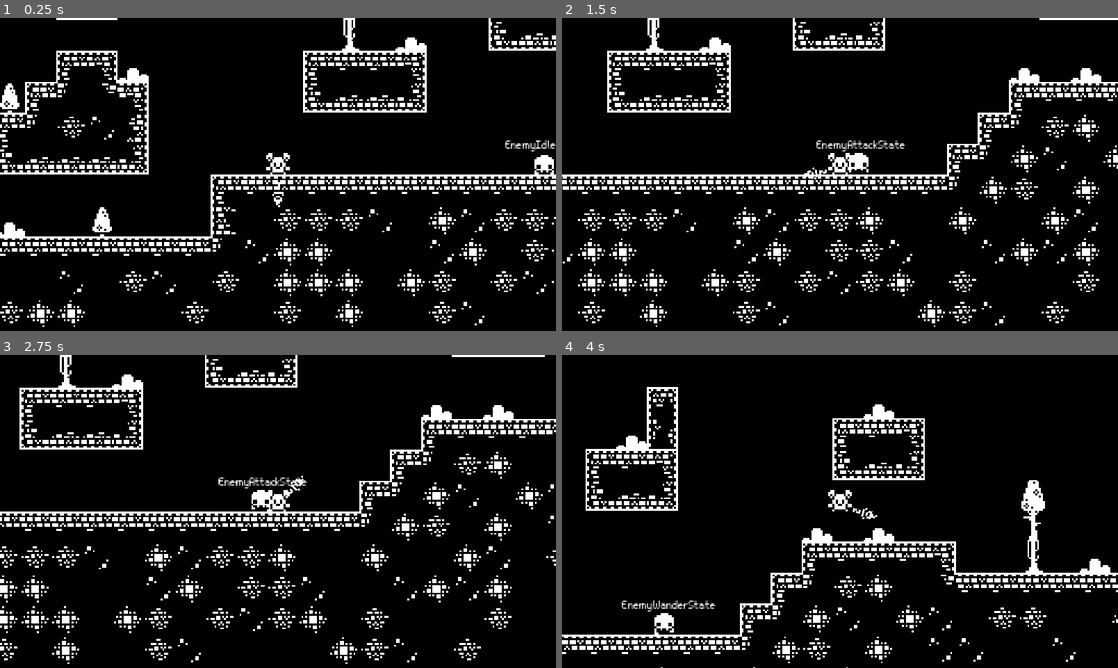
Above: before the commit, frames 1-4 (two rows, left to right).
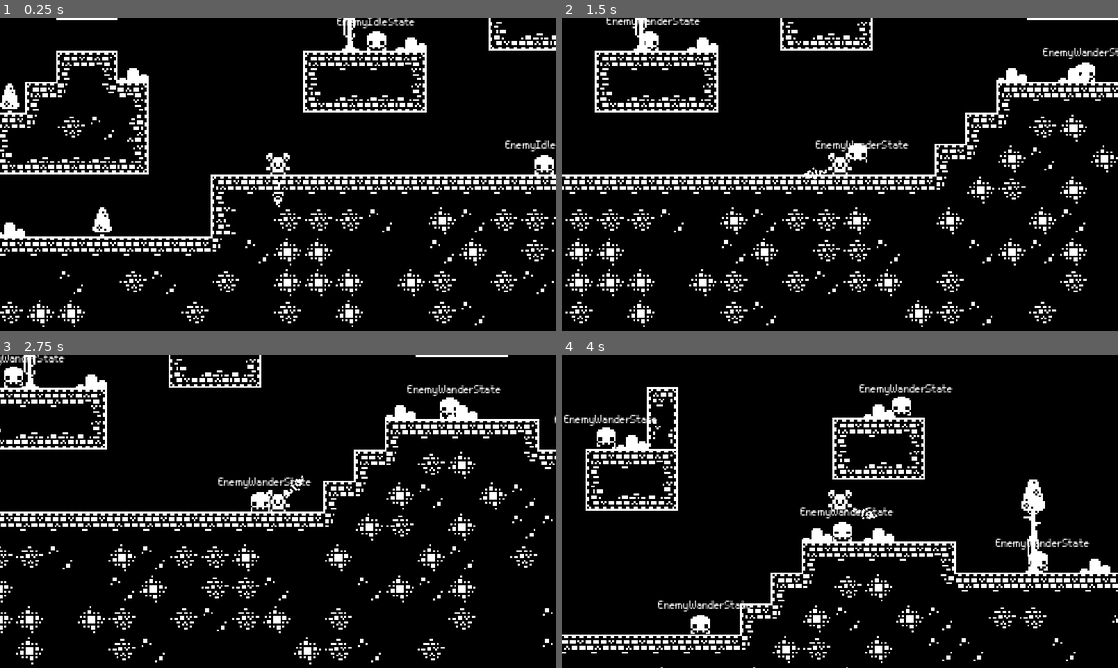
Above: after the commit, the same moments.

Repository: alpanka/1-Bit-Platformer
Game: Godot game, scene res://levels/world.tscn
Two runs of this game, one before a commit and one after it. Both use one fixed random seed, a clock stepped at 60 frames per second and the inputs below.
Inputs (mouse positions are in pixels of both pictures, inside the frame that each line leads up to):
- Up to frame 1 (0.25 s): no input
- Up to frame 2 (1.5 s): tap Enter at 0.5 s; move the mouse to (962, 158) at 0.52 s; hold Right (ui_right) from 0.53 s (still down); tap Keypad Enter (attack) at 0.6, 1.35 s; tap Space (jump) at 0.77 s; move the mouse to (728, 190) at 1.27 s
- Up to frame 3 (2.75 s): tap Space (jump) at 1.52 s; move the mouse to (333, 442) at 2.02 s; release Right (ui_right) at 2.03 s; hold Left (ui_left) from 2.03 s (still down); tap Keypad Enter (attack) at 2.1 s
- Up to frame 4 (4 s): move the mouse to (812, 574) at 2.77 s; release Left (ui_left) at 2.78 s; hold Right (ui_right) from 2.78 s (still down); tap Keypad Enter (attack) at 2.85, 3.6 s; tap Space (jump) at 3.02, 3.77 s; move the mouse to (1006, 558) at 3.52 s

The runs differ from the first frame. In frame 1, 0.3% of the frame differs, in the area x 60-75%, y 0-11%; in frame 2, 12%; in frame 3, 13%, in the area x 0-100%, y 0-99%; in frame 4, 2.7%.

Commit message:
Sprite update
Updated sprites of enemy character and their animation.

Diff:
--- a/characters/_platformer_character_base.gd
+++ b/characters/_platformer_character_base.gd
@@ -109,7 +109,7 @@
 		print(self.name, " damage ", _damage_amount, " - ", current_health )
 
 	if current_health <= 0:
-		print("DIED ", self.name)
+		print("Should die: ", self.name)
 		_character_death()
 
 
--- a/characters/enemies/_platformer_enemy_base.gd
+++ b/characters/enemies/_platformer_enemy_base.gd
@@ -87,3 +87,18 @@
 			current_focus = FOCUS.CHASE
 		"EnemyAttackState":
 			current_focus = FOCUS.ATTACK
+
+
+func _character_death() -> void:
+	var death_timer: float = 0.8
+	print("DIED! ", self.name)
+
+	is_alive = false
+	character_sprite.play("death")
+
+	var tween: Tween = get_tree().create_tween()
+	tween.tween_property(character_sprite, "self_modulate", Color(1, 1, 1, 0.2), death_timer)
+
+	await get_tree().create_timer(death_timer)
+
+	queue_free()
--- a/characters/enemies/_platformer_enemy_base.tscn
+++ b/characters/enemies/_platformer_enemy_base.tscn
@@ -32,17 +32,23 @@
 [node name="Controllers" type="Node2D" parent="."]
 
 [node name="HitboxController" parent="Controllers" instance=ExtResource("2_qov3r")]
-collision_layer = 48
-collision_mask = 576
+collision_layer = 16
+collision_mask = 512
 
 [node name="DamageReceiver" parent="Controllers" instance=ExtResource("2_5ate2")]
-collision_layer = 80
+collision_layer = 16
 collision_mask = 34
 
 [node name="EnemyAttackController" type="Node2D" parent="Controllers"]
 script = ExtResource("6_ehcgn")
 
 [node name="WanderingController" parent="Controllers" instance=ExtResource("3_uj1y5")]
+
+[node name="RayCastWallRight" parent="Controllers/WanderingController" index="1"]
+collision_mask = 17
+
+[node name="RayCastWallLeft" parent="Controllers/WanderingController" index="2"]
+collision_mask = 17
 
 [node name="CharacterAnimationController" type="Node2D" parent="Controllers" node_paths=PackedStringArray("character")]
 script = ExtResource("3_sow3w")
@@ -78,3 +84,5 @@
 
 [node name="EnemyAttackState" type="Node" parent="StateMachine"]
 script = ExtResource("19_i3cch")
+
+[editable path="Controllers/WanderingController"]
--- a/characters/enemies/enemy_invader.tscn
+++ b/characters/enemies/enemy_invader.tscn
@@ -23,8 +23,6 @@
 shape = SubResource("CircleShape2D_xrx5y")
 
 [node name="HitboxController" parent="Controllers" index="0"]
-collision_layer = 16
-collision_mask = 512
 controller_area_auto_set = false
 
 [node name="HitboxArea" parent="Controllers/HitboxController" index="0"]
@@ -32,7 +30,7 @@
 shape = SubResource("CircleShape2D_n3u64")
 
 [node name="DamageReceiver" parent="Controllers" index="1"]
-collision_layer = 16
 collision_mask = 2
 
 [editable path="Controllers/HitboxController"]
+[editable path="Controllers/WanderingController"]
--- a/characters/enemies/enemy_invader_sprite.tres
+++ b/characters/enemies/enemy_invader_sprite.tres
@@ -1,10 +1,51 @@
-[gd_resource type="SpriteFrames" load_steps=10 format=3 uid="uid://bsdu344byhlqb"]
+[gd_resource type="SpriteFrames" load_steps=23 format=3 uid="uid://bsdu344byhlqb"]
 
 [ext_resource type="Texture2D" uid="uid://dd164e8unvtpq" path="res://assets/1-BitPlatformerPack/monochrome_tilemap_transparent_packed.png" id="1_m8ycs"]
+[ext_resource type="Texture2D" uid="uid://b5v82ha1340kd" path="res://assets/1-BitPlatformerPack/Additions/1-BitPlatformerInvader.png" id="1_vomrv"]
 
-[sub_resource type="AtlasTexture" id="AtlasTexture_6sv7u"]
-atlas = ExtResource("1_m8ycs")
-region = Rect2(64, 256, 16, 16)
+[sub_resource type="AtlasTexture" id="AtlasTexture_grxcj"]
+atlas = ExtResource("1_vomrv")
+region = Rect2(0, 16, 16, 16)
+
+[sub_resource type="AtlasTexture" id="AtlasTexture_g34cj"]
+atlas = ExtResource("1_vomrv")
+region = Rect2(16, 16, 16, 16)
+
+[sub_resource type="AtlasTexture" id="AtlasTexture_77rfw"]
+atlas = ExtResource("1_vomrv")
+region = Rect2(32, 16, 16, 16)
+
+[sub_resource type="AtlasTexture" id="AtlasTexture_0x5br"]
+atlas = ExtResource("1_vomrv")
+region = Rect2(0, 80, 16, 16)
+
+[sub_resource type="AtlasTexture" id="AtlasTexture_cb6s3"]
+atlas = ExtResource("1_vomrv")
+region = Rect2(16, 80, 16, 16)
+
+[sub_resource type="AtlasTexture" id="AtlasTexture_42cvd"]
+atlas = ExtResource("1_vomrv")
+region = Rect2(32, 80, 16, 16)
+
+[sub_resource type="AtlasTexture" id="AtlasTexture_4qe7l"]
+atlas = ExtResource("1_vomrv")
+region = Rect2(48, 80, 16, 16)
+
+[sub_resource type="AtlasTexture" id="AtlasTexture_q5mf3"]
+atlas = ExtResource("1_vomrv")
+region = Rect2(0, 64, 16, 16)
+
+[sub_resource type="AtlasTexture" id="AtlasTexture_kj84j"]
+atlas = ExtResource("1_vomrv")
+region = Rect2(16, 64, 16, 16)
+
+[sub_resource type="AtlasTexture" id="AtlasTexture_yxdua"]
+atlas = ExtResource("1_vomrv")
+region = Rect2(32, 64, 16, 16)
+
+[sub_resource type="AtlasTexture" id="AtlasTexture_dwfjf"]
+atlas = ExtResource("1_vomrv")
+region = Rect2(48, 64, 16, 16)
 
 [sub_resource type="AtlasTexture" id="AtlasTexture_yxdgk"]
 atlas = ExtResource("1_m8ycs")
@@ -14,35 +55,83 @@
 atlas = ExtResource("1_m8ycs")
 region = Rect2(48, 256, 16, 16)
 
-[sub_resource type="AtlasTexture" id="AtlasTexture_3e0l1"]
-atlas = ExtResource("1_m8ycs")
-region = Rect2(0, 256, 16, 16)
+[sub_resource type="AtlasTexture" id="AtlasTexture_tk8oq"]
+atlas = ExtResource("1_vomrv")
+region = Rect2(0, 48, 16, 16)
 
-[sub_resource type="AtlasTexture" id="AtlasTexture_4y6ha"]
-atlas = ExtResource("1_m8ycs")
-region = Rect2(0, 256, 16, 16)
+[sub_resource type="AtlasTexture" id="AtlasTexture_ywp6f"]
+atlas = ExtResource("1_vomrv")
+region = Rect2(16, 48, 16, 16)
 
-[sub_resource type="AtlasTexture" id="AtlasTexture_bbsg0"]
-atlas = ExtResource("1_m8ycs")
-region = Rect2(16, 256, 16, 16)
+[sub_resource type="AtlasTexture" id="AtlasTexture_jj6v5"]
+atlas = ExtResource("1_vomrv")
+region = Rect2(32, 48, 16, 16)
 
-[sub_resource type="AtlasTexture" id="AtlasTexture_dfu7a"]
-atlas = ExtResource("1_m8ycs")
-region = Rect2(32, 256, 16, 16)
+[sub_resource type="AtlasTexture" id="AtlasTexture_7mbcb"]
+atlas = ExtResource("1_vomrv")
+region = Rect2(48, 48, 16, 16)
 
-[sub_resource type="AtlasTexture" id="AtlasTexture_73340"]
-atlas = ExtResource("1_m8ycs")
-region = Rect2(48, 256, 16, 16)
+[sub_resource type="AtlasTexture" id="AtlasTexture_qam6r"]
+atlas = ExtResource("1_vomrv")
+region = Rect2(0, 0, 16, 16)
+
+[sub_resource type="AtlasTexture" id="AtlasTexture_in2ee"]
+atlas = ExtResource("1_vomrv")
+region = Rect2(16, 0, 16, 16)
+
+[sub_resource type="AtlasTexture" id="AtlasTexture_nvubq"]
+atlas = ExtResource("1_vomrv")
+region = Rect2(32, 0, 16, 16)
 
 [resource]
 animations = [{
 "frames": [{
 "duration": 1.0,
-"texture": SubResource("AtlasTexture_6sv7u")
+"texture": SubResource("AtlasTexture_grxcj")
+}, {
+"duration": 1.0,
+"texture": SubResource("AtlasTexture_g34cj")
+}, {
+"duration": 1.0,
+"texture": SubResource("AtlasTexture_77rfw")
+}],
+"loop": true,
+"name": &"chase",
+"speed": 8.0
+}, {
+"frames": [{
+"duration": 1.0,
+"texture": SubResource("AtlasTexture_0x5br")
+}, {
+"duration": 1.0,
+"texture": SubResource("AtlasTexture_cb6s3")
+}, {
+"duration": 1.0,
+"texture": SubResource("AtlasTexture_42cvd")
+}, {
+"duration": 1.0,
+"texture": SubResource("AtlasTexture_4qe7l")
 }],
 "loop": false,
 "name": &"death",
-"speed": 12.0
+"speed": 8.0
+}, {
+"frames": [{
+"duration": 1.0,
+"texture": SubResource("AtlasTexture_q5mf3")
+}, {
+"duration": 1.0,
+"texture": SubResource("AtlasTexture_kj84j")
+}, {
+"duration": 1.8,
+"texture": SubResource("AtlasTexture_yxdua")
+}, {
+"duration": 1.0,
+"texture": SubResource("AtlasTexture_dwfjf")
+}],
+"loop": false,
+"name": &"detect",
+"speed": 8.0
 }, {
 "frames": [{
 "duration": 1.0,
@@ -53,30 +142,36 @@
 }],
 "loop": false,
 "name": &"got_hit",
-"speed": 4.0
+"speed": 8.0
+}, {
+"frames": [{
+"duration": 6.0,
+"texture": SubResource("AtlasTexture_tk8oq")
+}, {
+"duration": 4.0,
+"texture": SubResource("AtlasTexture_ywp6f")
+}, {
+"duration": 5.0,
+"texture": SubResource("AtlasTexture_jj6v5")
+}, {
+"duration": 4.0,
+"texture": SubResource("AtlasTexture_7mbcb")
+}],
+"loop": true,
+"name": &"idle",
+"speed": 8.0
 }, {
 "frames": [{
 "duration": 1.0,
-"texture": SubResource("AtlasTexture_3e0l1")
-}],
-"loop": true,
-"name": &"idle",
-"speed": 12.0
-}, {
-"frames": [{
-"duration": 1.0,
-"texture": SubResource("AtlasTexture_4y6ha")
+"texture": SubResource("AtlasTexture_qam6r")
 }, {
 "duration": 1.0,
-"texture": SubResource("AtlasTexture_bbsg0")
+"texture": SubResource("AtlasTexture_in2ee")
 }, {
 "duration": 1.0,
-"texture": SubResource("AtlasTexture_dfu7a")
-}, {
-"duration": 1.0,
-"texture": SubResource("AtlasTexture_73340")
+"texture": SubResource("AtlasTexture_nvubq")
 }],
 "loop": true,
 "name": &"walk",
-"speed": 12.0
+"speed": 8.0
 }]
--- a/controllers/state/enemy/enemy_attack_state.gd
+++ b/controllers/state/enemy/enemy_attack_state.gd
@@ -14,6 +14,8 @@
 
 	# Attack if in range and cooled_down
 	if actor.can_attack and cooled_down:
+		actor.character_sprite.play(Name.anim_attack)
+
 		actor.attack()
 		cooled_down = false
 		await get_tree().create_timer(attack_cooldown_dur).timeout
--- a/controllers/state/enemy/enemy_chase_state.gd
+++ b/controllers/state/enemy/enemy_chase_state.gd
@@ -5,6 +5,8 @@
 var direction_to_player: Vector2
 
 func state_enter():
+	actor.character_sprite.play(Name.anim_chase)
+
 	actor.current_speed = actor.current_speed * actor.speed_multiplier
 
 	direction_to_player = actor.position.direction_to(actor.player_node.position)
--- a/controllers/state/enemy/enemy_idle_state.gd
+++ b/controllers/state/enemy/enemy_idle_state.gd
@@ -6,7 +6,7 @@
 
 
 func state_enter():
-	actor.character_sprite.play("idle")
+	actor.character_sprite.play(Name.anim_idle)
 
 	await get_tree().create_timer(idle_duration).timeout
 	state_exit()
--- a/controllers/state/enemy/enemy_wander_state.gd
+++ b/controllers/state/enemy/enemy_wander_state.gd
@@ -4,12 +4,18 @@
 
 
 func state_enter():
-	actor.character_sprite.play("walk")
+	actor.character_sprite.play(Name.anim_walk)
 	actor.current_speed = actor.speed_init
 
 
 func update_process(_delta):
 	if actor.player_in_range:
+		actor.character_sprite.play(Name.anim_detect)
+		await actor.character_sprite.animation_finished
+
 		state_switched.emit(self, "EnemyChaseState")
 	elif actor.can_attack:
+		actor.character_sprite.play(Name.anim_detect)
+		await actor.character_sprite.animation_finished
+
 		state_switched.emit(self, "EnemyAttackState")
--- a/globals/Name.gd
+++ b/globals/Name.gd
@@ -17,8 +17,11 @@
 ## Animation names
 var anim_idle:		StringName = "idle"
 var anim_walk:		StringName = "walk"
+var anim_detect:	StringName = "detect"
+var anim_chase:		StringName = "chase"
+var anim_attack:	StringName = "attack"
+var anim_got_hit:	StringName = "got_hit"
 var anim_dead:		StringName = "death"
-var anim_got_hit:	StringName = "got_hit"
 
 ## Scenes to instantiate/reference
 ## Projectiles
--- a/levels/world.tscn
+++ b/levels/world.tscn
@@ -12,8 +12,26 @@
 
 [node name="Enemies" type="Node2D" parent="."]
 
-[node name="EnemyInvader" parent="Enemies" instance=ExtResource("3_nvbbs")]
+[node name="EnemyInvader1" parent="Enemies" instance=ExtResource("3_nvbbs")]
 position = Vector2(29, 0)
+
+[node name="EnemyInvader2" parent="Enemies" instance=ExtResource("3_nvbbs")]
+position = Vector2(-58, -64)
+
+[node name="EnemyInvader3" parent="Enemies" instance=ExtResource("3_nvbbs")]
+position = Vector2(9, -96)
+
+[node name="EnemyInvader4" parent="Enemies" instance=ExtResource("3_nvbbs")]
+position = Vector2(137, -112)
+
+[node name="EnemyInvader5" parent="Enemies" instance=ExtResource("3_nvbbs")]
+position = Vector2(168, -48)
+
+[node name="EnemyInvader6" parent="Enemies" instance=ExtResource("3_nvbbs")]
+position = Vector2(216, -32)
+
+[node name="EnemyInvader7" parent="Enemies" instance=ExtResource("3_nvbbs")]
+position = Vector2(347, -32)
 
 [node name="Player" parent="." instance=ExtResource("2_wg6wd")]
 position = Vector2(-109, -6)
Binary file added: assets/1-BitPlatformerPack/Additions/1-BitPlatformerInvader.png
Not shown, added: assets/1-BitPlatformerPack/Additions/1-BitPlatformerInvader.png.import
